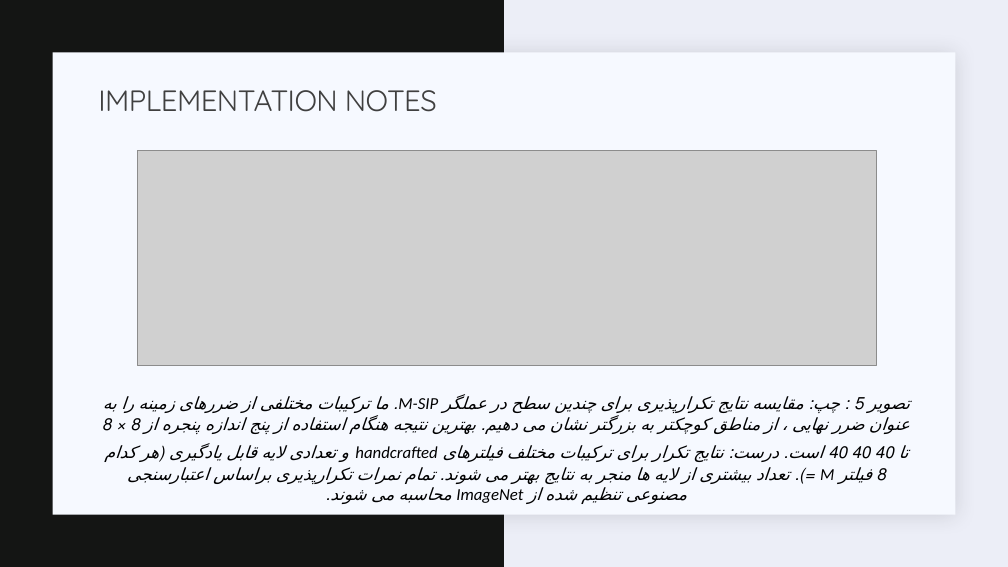
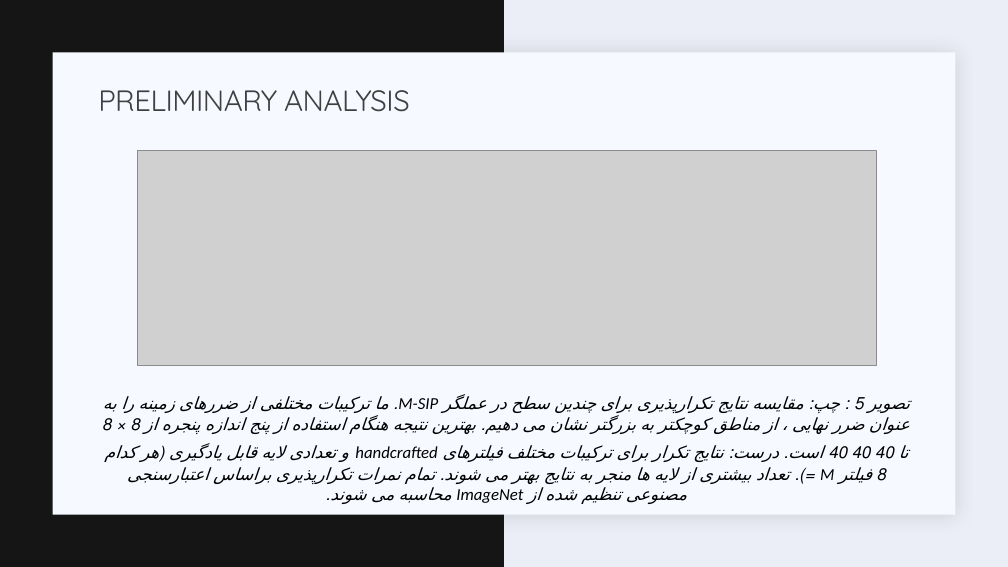
Before and after one commit to semnan-university-ai/Key.Net, a slide deck: slide 26 of slides.pptx (slide 25 before the commit). Drawn at 1008x567 pixels with LibreOffice and Linux fonts; fonts in the diff are those of the drawing; grey boxes stand for pictures. Boxes give left, top, right and bottom in pixels: in the first picture for what was removed or moved away, otherwise in the second. Text is boxed around its words. In the diff, an @@ line names an element or a change of style, - is before the commit and + after.

```diff
--- a/slides.pptx
+++ b/slides.pptx
@@ title at (x1=98, y1=90, x2=410, y2=112): text changed @@
-IMPLEMENTATION NOTES
+PRELIMINARY ANALYSIS
```
Also in this commit, not shown: 2 other files.
